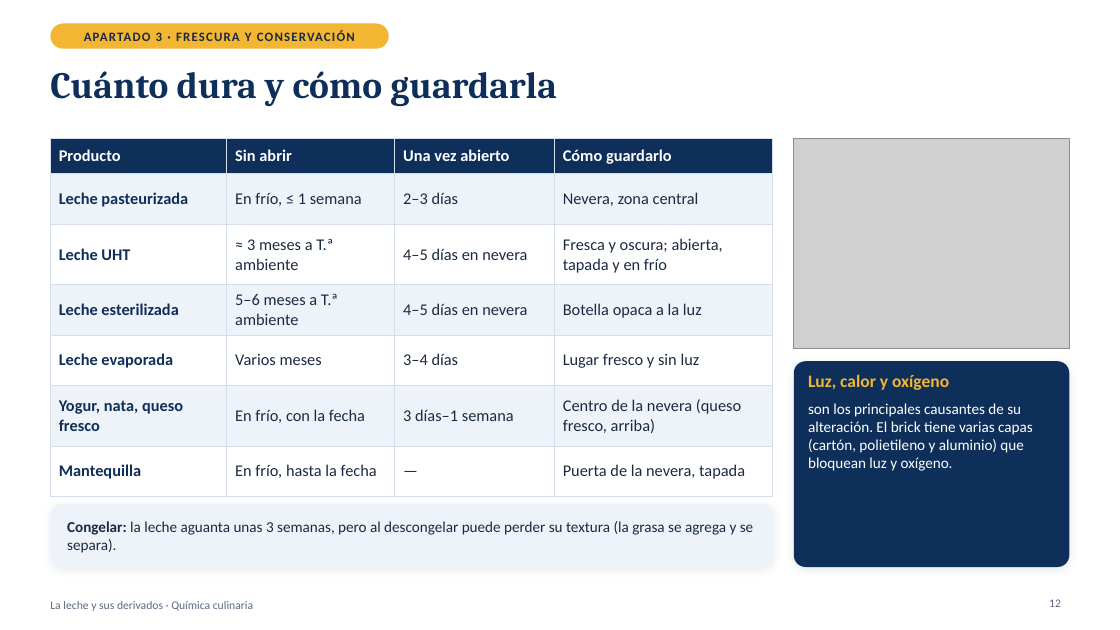
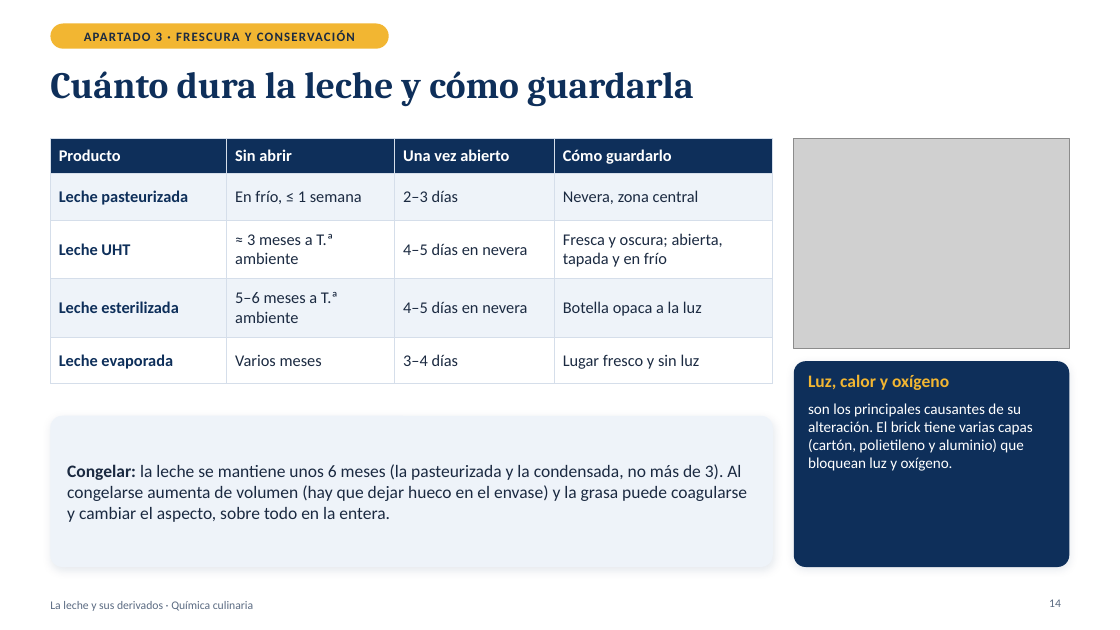
Before and after one commit to WhosErnest/YourFlyouts, a slide deck: slide 14 of presentacion-leche/La_leche_y_sus_derivados.pptx (slide 12 before the commit). Drawn at 1120x630 pixels with LibreOffice and Linux fonts; fonts in the diff are those of the drawing; grey boxes stand for pictures. Boxes give left, top, right and bottom in pixels: in the first picture for what was removed or moved away, otherwise in the second. Text is boxed around its words. In the diff, an @@ line names an element or a change of style, - is before the commit and + after.

```diff
--- a/presentacion-leche/La_leche_y_sus_derivados.pptx
+++ b/presentacion-leche/La_leche_y_sus_derivados.pptx
@@ title at [50, 71, 694, 107]: text changed @@
-Cuánto dura y cómo guardarla
+Cuánto dura la leche y cómo guardarla
@@ table at [50, 139, 773, 373] @@
-row 6: Yogur, nata, queso fresco | En frío, con la fecha | 3 días–1 semana | Centro de la nevera (queso fresco, arriba)
-row 7: Mantequilla | En frío, hasta la fecha | — | Puerta de la nevera, tapada
@@ rounded rectangle: place and size @@
-rounded rectangle at [50, 504, 773, 567]
+rounded rectangle at [50, 416, 773, 567]
@@ rounded rectangle at [50, 416, 773, 567]: proportions changed @@
@@ text at [67, 464, 747, 522]: text changed; size 13 to 15 pt @@
-Congelar: la leche aguanta unas 3 semanas, pero al descongelar puede perder su textura (la grasa se agrega y se separa).
+Congelar: la leche se mantiene unos 6 meses (la pasteurizada y la condensada, no más de 3). Al congelarse aumenta de volumen (hay que dejar hueco en el envase) y la grasa puede coagularse y cambiar el aspecto, sobre todo en la entera.
@@ page number at [1049, 599, 1061, 607]: text changed @@
-12
+14
```
Also in this commit, not shown: 9 other slides changed, 6 slides added, 1 other file.
